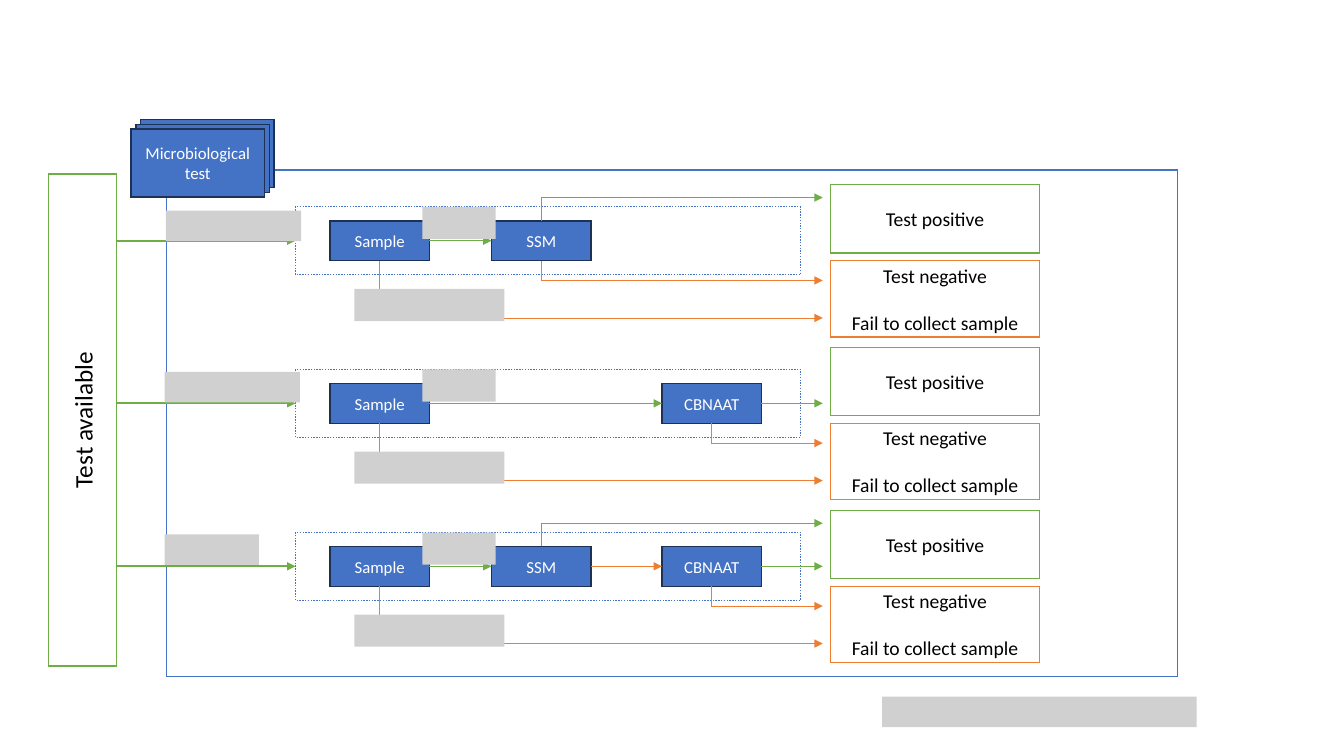
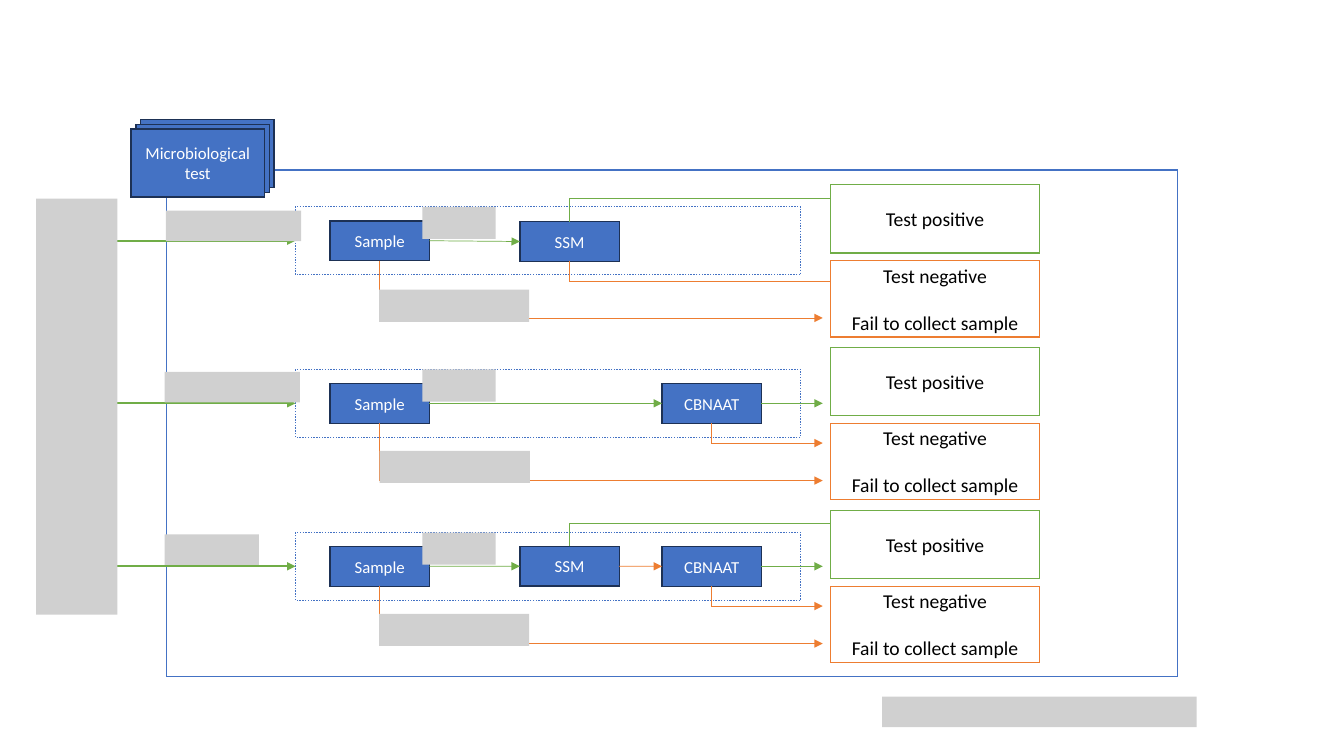
Before and after one commit to TimeWz667/IndTB_dx, a slide deck: slide 31 of docs/Diagnosis unbox 230907.pptx. Drawn at 1344x756 pixels with LibreOffice and Linux fonts; fonts in the diff are those of the drawing; grey boxes stand for pictures. Boxes give left, top, right and bottom in pixels: in the first picture for what was removed or moved away, otherwise in the second. Text is boxed around its words. In the diff, an @@ line names an element or a change of style, - is before the commit and + after.

```diff
--- a/docs/Diagnosis unbox 230907.pptx
+++ b/docs/Diagnosis unbox 230907.pptx
@@ rectangle removed at box(48, 174, 117, 666) @@
-Test available
@@ picture added at box(36, 199, 118, 615) @@
@@ arrow moved from (430, 241) - (492, 241) to (430, 241) - (520, 242) @@
@@ 3 elbow arrows, 2 rectangles: place and size @@
-3 elbow arrows, 2 rectangles at box(492, 198, 823, 586)
+3 elbow arrows, 2 rectangles at box(520, 199, 851, 586)
@@ 3 pictures: place and size @@
-3 pictures at box(355, 289, 505, 647)
+3 pictures at box(379, 289, 530, 646)
@@ arrow moved from (430, 567) - (492, 567) to (430, 567) - (520, 567) @@
@@ arrow moved from (591, 567) - (662, 567) to (619, 567) - (662, 567) @@
```
Also in this commit, not shown: 1 other slide changed, 17 other files.
